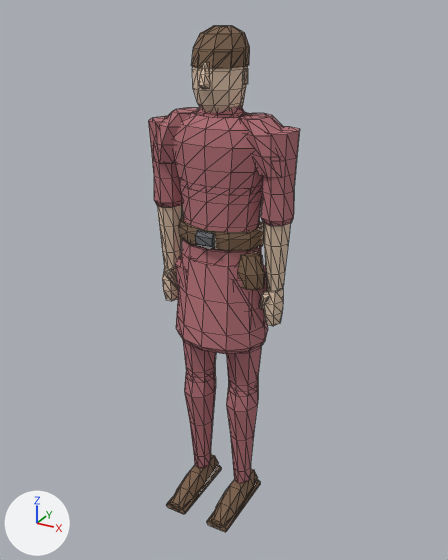
A saved change to the glTF model assets/townsperson.glb.
Rendered twice from a 50 mm lens placed at (0.975, -1.755, 1.81), pointed at (0.011, -0.002, 0.934). The lights are fixed; the arrows at lower left show +X, +Y and +Z. The older version comes first. Mesh edges are drawn as thin lines. Vertices at exactly the same position are counted once.

Names of what the first picture shows: 'townsperson'.
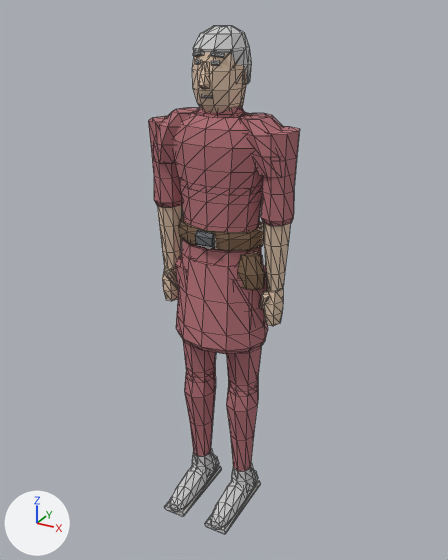
Edits to the bpy script that builds the scene:
```text
Add mat_mat_leather:
    mat_mat_leather = principled_material('MAT:leather')
    mat_mat_leather.base_color = (0.6, 0.6, 0.6)  # light grey #cbcbcb
    mat_mat_leather.roughness = 0.85
Add mat_mat_hair:
    mat_mat_hair = principled_material('MAT:hair')
    mat_mat_hair.base_color = (0.6, 0.6, 0.6)  # light grey #cbcbcb
    mat_mat_hair.roughness = 0.85
Change me_townsperson:
    used by ob_townsperson; location = (0.0, 0.0, 0.0)
    remove me_townsperson.from_pydata(...)  # 1040 vertices, 1952 faces; spans x -0.26..0.26, y -0.21..0.15, z 0.0..1.76
    add me_townsperson.from_pydata(...)  # 1214 vertices, 2272 faces; spans x -0.27..0.27, y -0.22..0.15, z 0.0..1.76
    me_townsperson part 1: the loose piece of 16 vertices spanning x -0.03..0.03, y -0.12..-0.09, z 1.09..1.14 is copied, and the copy is multiplied about its middle by the matrix ((0.445, 0.182, -0.063), (-0.18, 0.45, 0.025), (0.067, 0.0, 0.48)), then moved by (-0.03, 0.02, 0.57), in mat_mat_hair (light grey #cbcbcb); it spans x -0.05..-0.01, y -0.09..-0.06, z 1.68..1.69
    me_townsperson part 2: the loose piece of 16 vertices spanning x -0.03..0.03, y -0.12..-0.09, z 1.09..1.14 is copied, and the copy is multiplied about its middle by the matrix ((0.445, -0.182, 0.063), (0.18, 0.45, 0.025), (-0.067, 0.0, 0.48)), then moved by (0.03, 0.02, 0.57), in mat_mat_hair (light grey #cbcbcb); it spans x 0.01..0.05, y -0.09..-0.06, z 1.68..1.69
    me_townsperson part 3: a new loose piece of 24 vertices spanning x 0.04..0.14, y -0.05..0.06, z 0.05..0.15, in mat_mat_leather (light grey #cbcbcb)
    me_townsperson part 4: a new loose piece of 24 vertices spanning x -0.14..-0.04, y -0.05..0.06, z 0.05..0.15, in mat_mat_leather (light grey #cbcbcb)
    me_townsperson part 5: 38 vertices moved from x -0.14..0.14, y -0.21..0.08, z 0.0..0.09 to x -0.14..0.14, y -0.22..0.08, z 0.0..0.1; 30 vertices removed from x -0.13..0.13, y -0.21..0.08, z 0.01..0.09; 66 vertices added at x -0.14..0.13, y -0.22..0.08, z 0.0..0.1
    me_townsperson part 6: 4 vertices moved from x -0.07..0.03, y -0.1..0.05, z 1.65..1.66 to x -0.07..0.03, y -0.1..0.07, z 1.65..1.66; 9 vertices removed from x -0.08..0.08, y -0.1..0.09, z 1.65..1.66; 35 vertices added at x -0.09..0.09, y -0.1..0.1, z 1.6..1.67
    me_townsperson part 7: 50 faces spanning x -0.08..0.08, y -0.09..0.09, z 1.65..1.76 switch from mat_mat_oak (brown #7c614b) to mat_mat_hair (light grey #cbcbcb)
    me_townsperson part 8: 67 faces spanning x -0.14..0.14, y -0.22..0.08, z 0.0..0.1 switch from mat_mat_oak (brown #7c614b) to mat_mat_leather (light grey #cbcbcb)
    other edits to the shape of me_townsperson do not show in these pictures
```

Pixel boxes (x1, y1, x2, y2) of what changed, in the pictures (448 x 560 px; the box of a moved part takes in the faces that stretch with it):
'townsperson', reshaped
    before: (148, 26, 300, 532)
    after: (148, 26, 300, 534)
part 1 of me_townsperson, added
    after: (193, 51, 203, 56)
part 2 of me_townsperson, added
    after: (211, 51, 224, 58)
part 3 of me_townsperson, added
    after: (231, 463, 255, 490)
part 4 of me_townsperson, added
    after: (191, 448, 216, 475)
part 5 of me_townsperson, moved or reshaped
    before: (170, 457, 260, 531)
    after: (169, 458, 261, 534)
part 6 of me_townsperson, cut back
    before: (191, 47, 250, 74)
    after: (193, 47, 252, 83)
part 7 of me_townsperson, recoloured (brown to light grey)
    before: (193, 26, 250, 67)
    after: (193, 26, 250, 54)
part 8 of me_townsperson, recoloured
    both: (166, 455, 259, 528)
